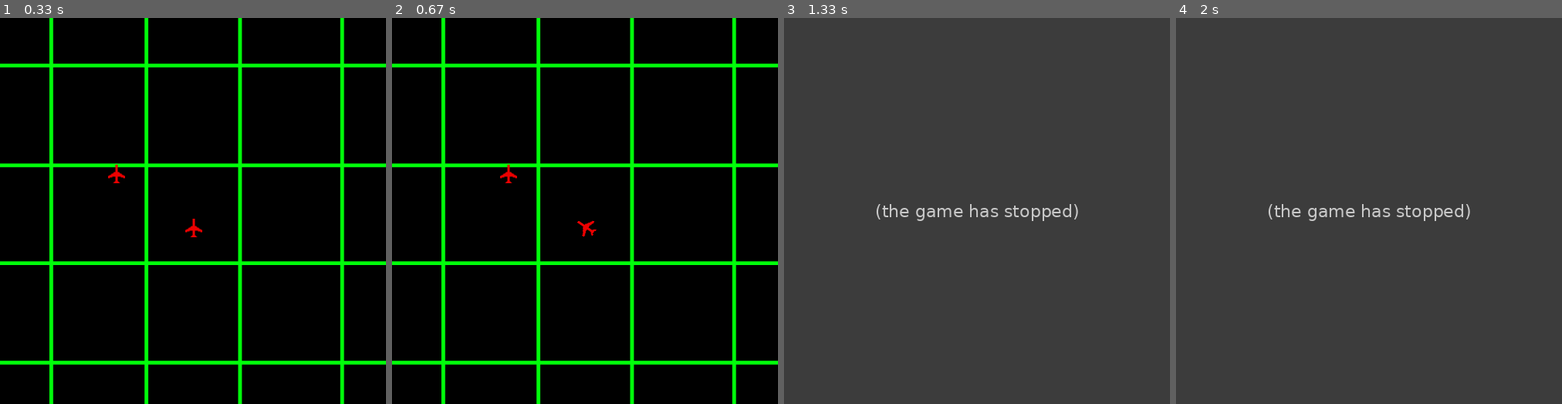
Above: before the commit, frames 1-4 (left to right).
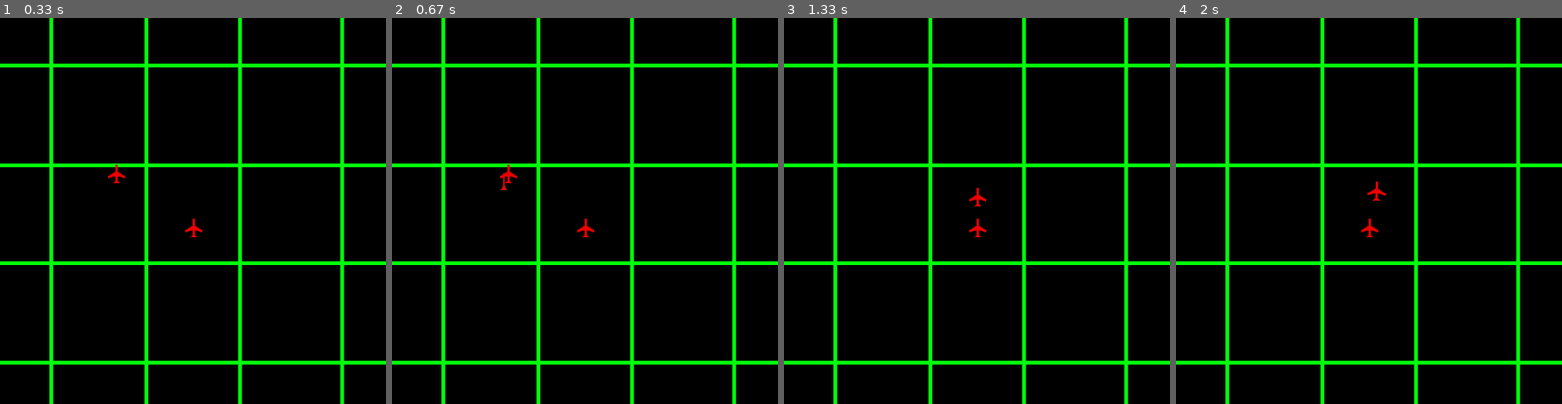
Above: after the commit, the same moments.

Repository: Mi-LeV/AWACS
Game: pygame game, started from main.py
Two runs of this game, one before a commit and one after it. Both use one fixed random seed, a clock stepped at 60 frames per second and the inputs below.
Inputs (mouse positions are in pixels of both pictures, inside the frame that each line leads up to):
- Up to frame 1 (0.33 s): no input
- Up to frame 2 (0.67 s): right-click (585, 238) at 0.43 s
- Up to frame 3 (1.33 s): tap K at 0.67 s; tap Space at 1.07 s
- Up to frame 4 (2 s): click (1376, 79) at 1.65 s; move the mouse to (1230, 199) at 1.93 s

Frame 1 is identical in both runs. In frame 2, 0.1% of the frame differs, in the area x 28-53%, y 40-57%; in frame 3, 100%, in the area x 0-100%, y 0-100%; in frame 4, 100%.
Error before the commit: AttributeError: 'NoneType' object has no attribute 'x' (classes.py line 161); the game stopped at 0.67 s (later frames are placeholders)

Commit message:
début rework missile(encore buggé)

Diff:
--- a/classes.py
+++ b/classes.py
@@ -23,6 +23,14 @@
         return angle
 
     @staticmethod
+
+    def getCoords(angleDegree):
+        angle = math.radians(angleDegree)
+        x = math.cos(angle)
+        y = math.sin(angle)
+        return x,y
+
+    @staticmethod
     def rotate(objet,angle):
         """Rotate the image of the sprite around its center."""
         # `rotozoom` usually looks nicer than `rotate`. Pygame's rotation
@@ -31,7 +39,7 @@
         # Create a new rect with the center of the old rect.
         objet.rect = objet.sprite.get_rect(center=objet.rect.center)
     @staticmethod
-    def respawn():
+    def respawn():#fonction de test, recrée un player
         if not var.playerList:
             global Player
             Player = PlayerPlane(250,230,'blue',True)
@@ -45,12 +53,13 @@
 
     @staticmethod
     def kill(objet):
-        var.refreshList.remove(objet)
-        try:var.hitList.remove(objet)
-        except:pass
-        try:var.playerList.remove(objet)
-        except:pass
-        del objet
+        if objet in var.refreshList:
+            var.refreshList.remove(objet)
+            try:var.hitList.remove(objet)
+            except:pass
+            try:var.playerList.remove(objet)
+            except:pass
+            del objet
 
 class Plane:
     def __init__(self,x,y):
@@ -99,6 +108,8 @@
 
 
     def goTick(self):
+        if not self.xDest or not self.yDest:# si la dest n'est pas définie, rien faire
+            return
         xDistanceToDest=self.xDest-self.x
         yDistanceToDest=self.yDest-self.y
         if not((3 > xDistanceToDest > -3) and (3 > yDistanceToDest > -3)):
@@ -109,10 +120,9 @@
             return True
 
 
-    def shoot(self,x,y):
-    #    if not utility.getBearing((self.x,self.y),(x,y))+self.angle > 90 and not utility.getBearing((self.x,self.y),(x,y))+self.angle < -90:
+    def shoot(self):
         print("player shoot")
-        self.missileList.append(Missile(self,self.x,self.y,x,y,self.angle,self.xVector,self.yVector))
+        self.missileList.append(Missile(self,self.x,self.y,self.angle,self.xVector,self.yVector))
 
     def turn(self):
         self.angle = (utility.getBearing((self.x,self.y),(self.xDest,self.yDest))+90)%360 #calcul de l'angle de l'ojet par rapport à sa dest
@@ -136,9 +146,6 @@
         print("clic")
         self.xDest = event.pos[0]
         self.yDest = event.pos[1]
-
-    def shootClic(self,event):
-        self.shoot(event.pos[0],event.pos[1])
 
 class IaPlane(Plane):
     def __init__(self,x,y,friend,active):
@@ -158,6 +165,8 @@
             self.goAgro()
 
     def goAgro(self):
+        if not self.agro:# si la dest n'est pas définie, rien faire
+            return
         self.xDest = self.agro.x
         self.yDest = self.agro.y
 
@@ -180,60 +189,39 @@
             self.agro = None
 
 class Missile:
-    def __init__(self,creator,x,y,xDest,yDest,angle,xVector,yVector):
+    def __init__(self,creator,x,y,angle,xVector,yVector):
 
         print("Missile created")
         self.creator = creator
-        self.xVector=xVector
-        self.yVector=yVector
-        self.xDest = xDest
-        self.yDest = yDest
+        xAngle,yAngle = utility.getCoords(angle)
+        self.xVector=xVector + xAngle*2
+        self.yVector=yVector + yAngle*2
         self.x = x
         self.y = y
         self.speed = 0
         self.timeAlive = 0
         self.orig_sprite = pygame.image.load("sprite_missile.png").convert_alpha()
-        #self.orig_sprite = pygame.transform.scale(self.orig_sprite,(22,6))
         self.sprite = self.orig_sprite
         self.rect = self.sprite.get_rect(center=(x,y))
         self.angle = angle#l'angle natif de l'image
         var.refreshList.append(self)
 
-    def __del__(self):
-        self.sprite.fill((0,0,0,0))
-
-    def vectorTo(self,vector,distanceToDest):
-
-        if distanceToDest > 0:
-            distanceToDest = utility.plafonne(distanceToDest,9,True)
-        else:
-            distanceToDest = utility.plafonne(distanceToDest,-9,False)
-
-        if vector + distanceToDest > 0:
-            vector = utility.plafonne(vector + distanceToDest,5,True)
-        else:
-            vector = utility.plafonne(vector + distanceToDest,-5,False)
-
+    def vectorTo(self,vector):#décélération proressive du missile
         return vector/((self.timeAlive+1)/11)
 
-    def goTo(self,xDistanceToDest,yDistanceToDest):
-
-        self.xVector = self.vectorTo(self.xVector,xDistanceToDest)
-        self.yVector = self.vectorTo(self.yVector,yDistanceToDest)
+    def goTo(self):
+
+        self.xVector = self.vectorTo(self.xVector)
+        self.yVector = self.vectorTo(self.yVector)
 
         self.x += self.xVector
         self.y += self.yVector
 
-        xDistanceToDest -= self.xVector
-        yDistanceToDest -= self.yVector
-
     def goTick(self):
         self.timeAlive += 1
-        xDistanceToDest=self.xDest-self.x
-        yDistanceToDest=self.yDest-self.y
         #si loin de la dest, et vecteurs pas trop faibles, et timeAlive pas trop grand, bouger sinon s'arrete
-        if not(((4 > xDistanceToDest > -4) and (4 > yDistanceToDest > -4)) and ((-1.5<self.xVector < 1.5) and (-1.5<self.yVector < 1.5))or ( self.timeAlive > 25)):
-            self.goTo(xDistanceToDest,yDistanceToDest)
+        if not(((-1.5<self.xVector < 1.5) and (-1.5<self.yVector < 1.5))or ( self.timeAlive > 25)):
+            self.goTo()
         else:# s'arrete
             self.xVector = 0
             self.yVector = 0
@@ -245,5 +233,4 @@
             del self
 
     def turn(self):
-        self.angle = (utility.getBearing((self.x,self.y),(self.xDest,self.yDest))+90)%360 #calcul de l'angle de l'ojet par rapport à sa dest
-        utility.rotate(self,self.angle)# on le tourne de cet angle
+        utility.rotate(self,self.angle)
--- a/main.py
+++ b/main.py
@@ -18,10 +18,8 @@
 #pygame.mixer.music.play()
 
 ##debut des evenements
-global Player
 Player = classes.PlayerPlane(150,200,'blue',True)
-Ennemy = classes.IaPlane(250,270,False,True)
-
+Ennemy = classes.IaPlane(250,270,False,False)
 
 while affFenetre:
     clock = pygame.time.Clock()
@@ -32,13 +30,16 @@
         if event.type == MOUSEBUTTONDOWN and event.button == 1:# # clic gauche
             try:var.playerList[0].clic(event)#le 1er player de playerlist enregistre nouv destination si la liste est pas vide
             except:pass
-        if event.type == MOUSEBUTTONDOWN and event.button == 2:##clic molette
-            try:var.playerList[0].shootClic(event)#le 1er player de playerlist tire si la liste est pas vide
-            except:pass
+        if event.type == MOUSEBUTTONDOWN and event.button == 3:##clic droit
+            print(var.playerList)
+            var.playerList[0].shoot()#le 1er player de playerlist tire si la liste est pas vide
+            #except:pass
+
         if event.type == KEYDOWN and event.key == K_SPACE:#on crée un nouv player et on le met dans playerlist
             classes.utility.respawn()
         if event.type == KEYDOWN and event.key == K_k:#on crée un nouv player et on le met dans playerlist
-            classes.utility.kill(var.playerList[0])
+            try:classes.utility.kill(var.playerList[0])
+            except:pass
 
     for objet in var.refreshList:#boucle de mouvement
         objet.turn()# on lance la fonction turn de l'objet
@@ -63,7 +64,7 @@
         except:pass
         del objet
 
-    sleep(0.2)#delai graphique
+    sleep(0.1)#delai graphique
     #Re-collage
     fenetre.blit(fond,(0,0))
     for objet in var.refreshList:
